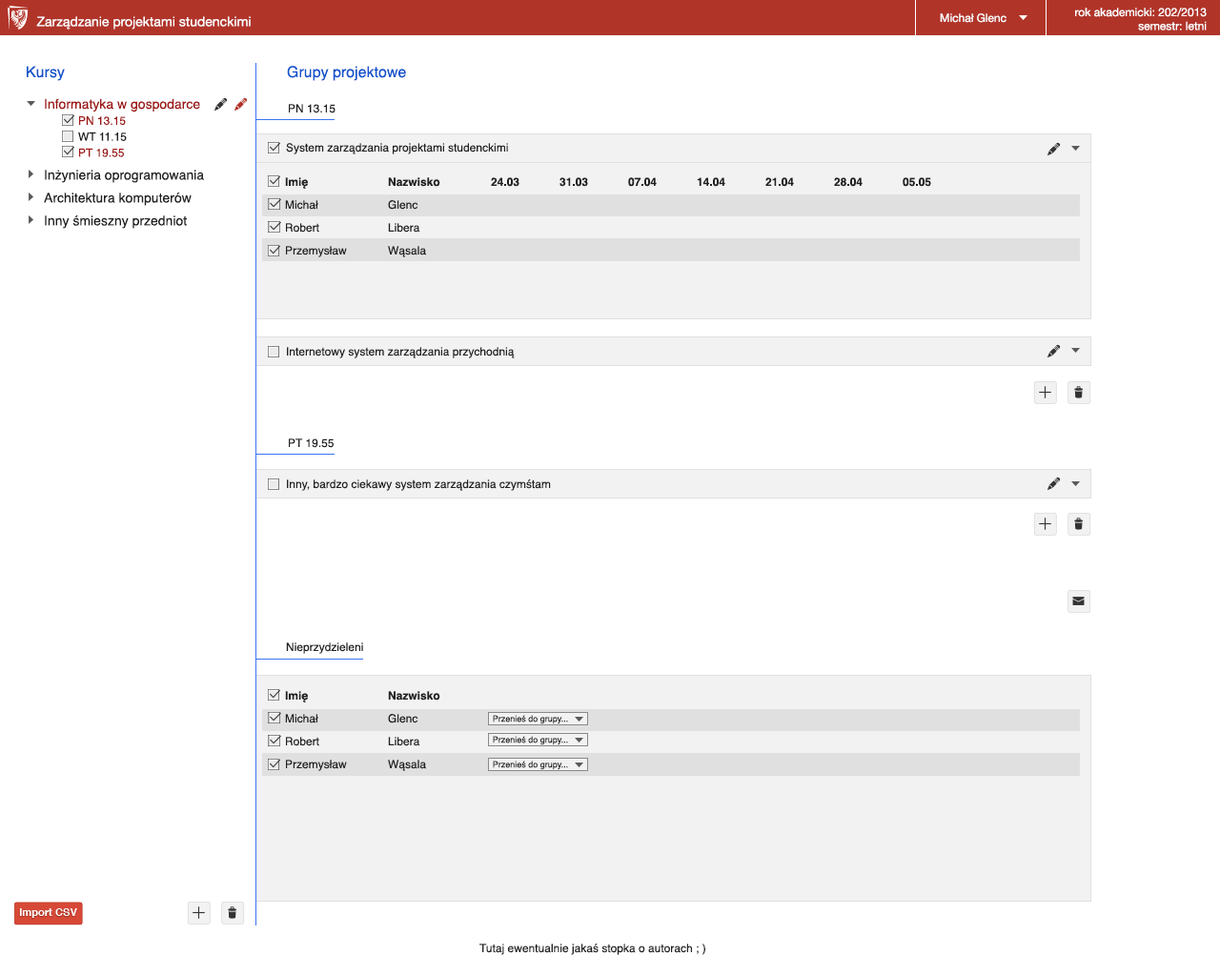
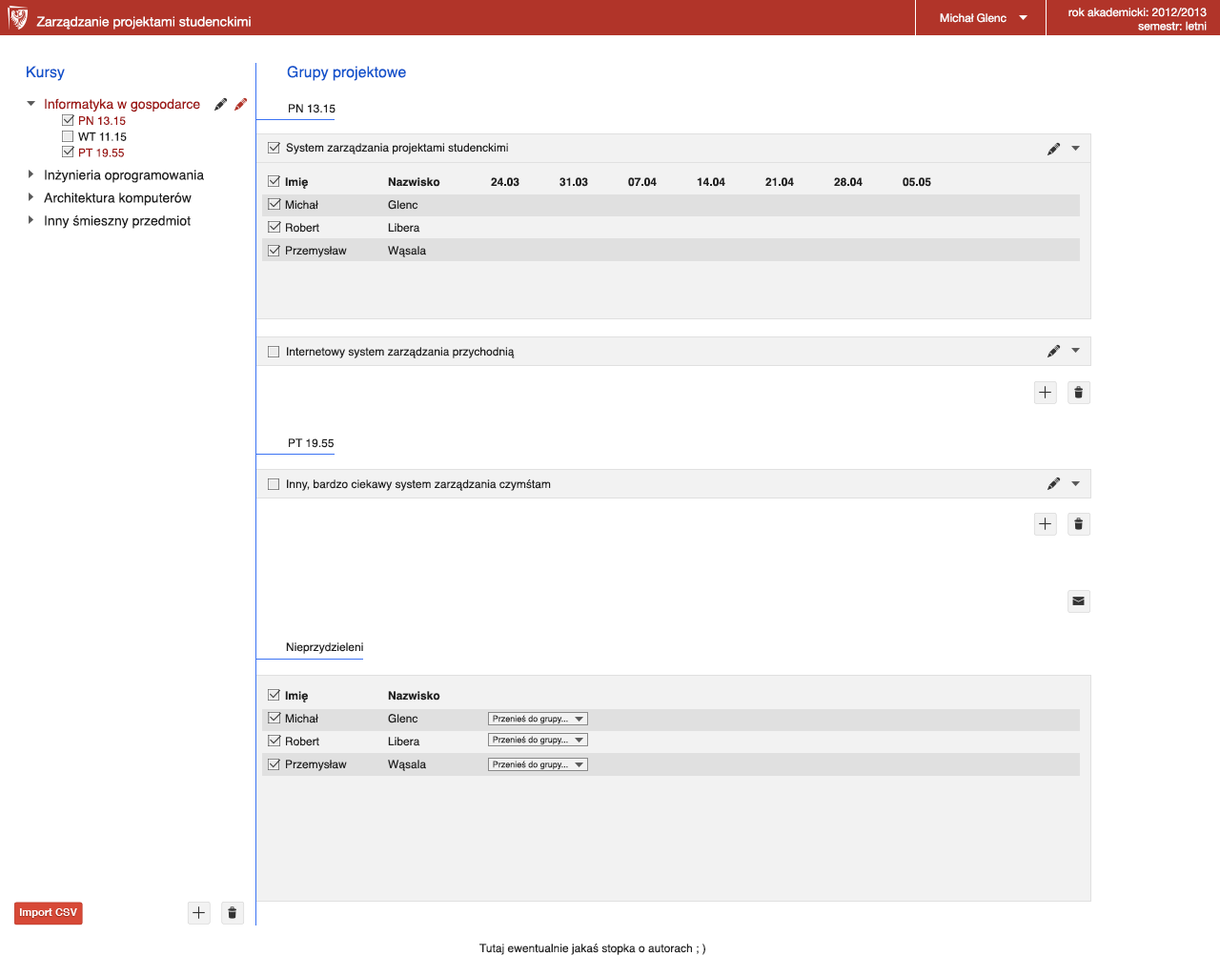
Layered file, before and after one edit (1220x976). Changes by layer:
painted on "Informatyka w gospodarce PN 13.15 WT 11.15 PT 19.55 Inżynier" over left=167, top=215, right=191, bottom=226
renamed "rok akademicki: 202/2013 semestr: letni" to "rok akademicki: 2012/2013 semestr: letni", painted on it over left=1068, top=7, right=1172, bottom=18
